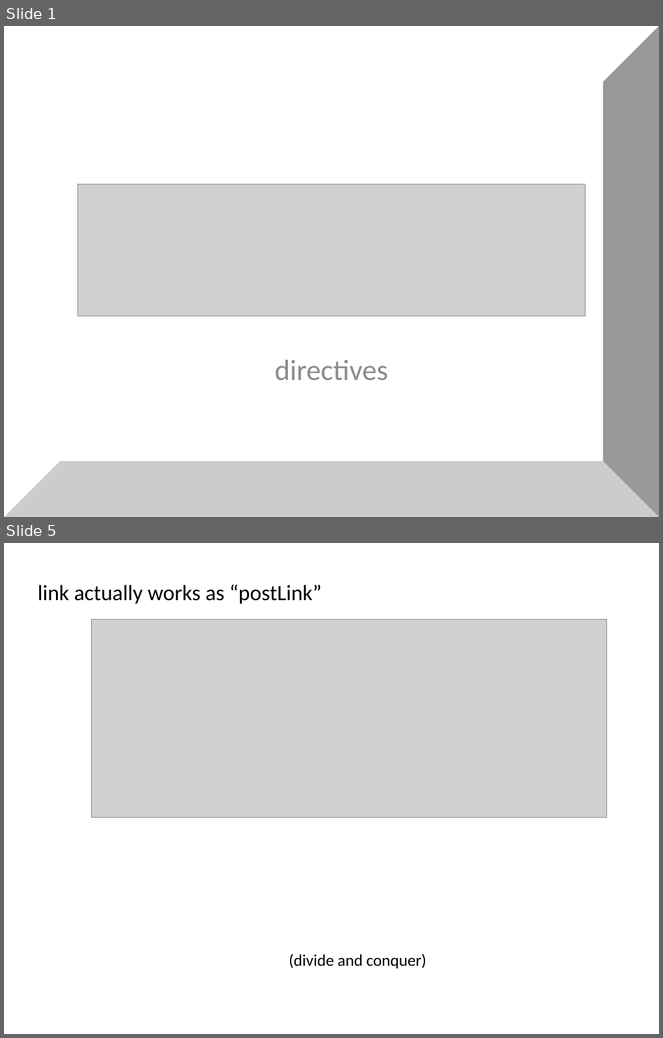
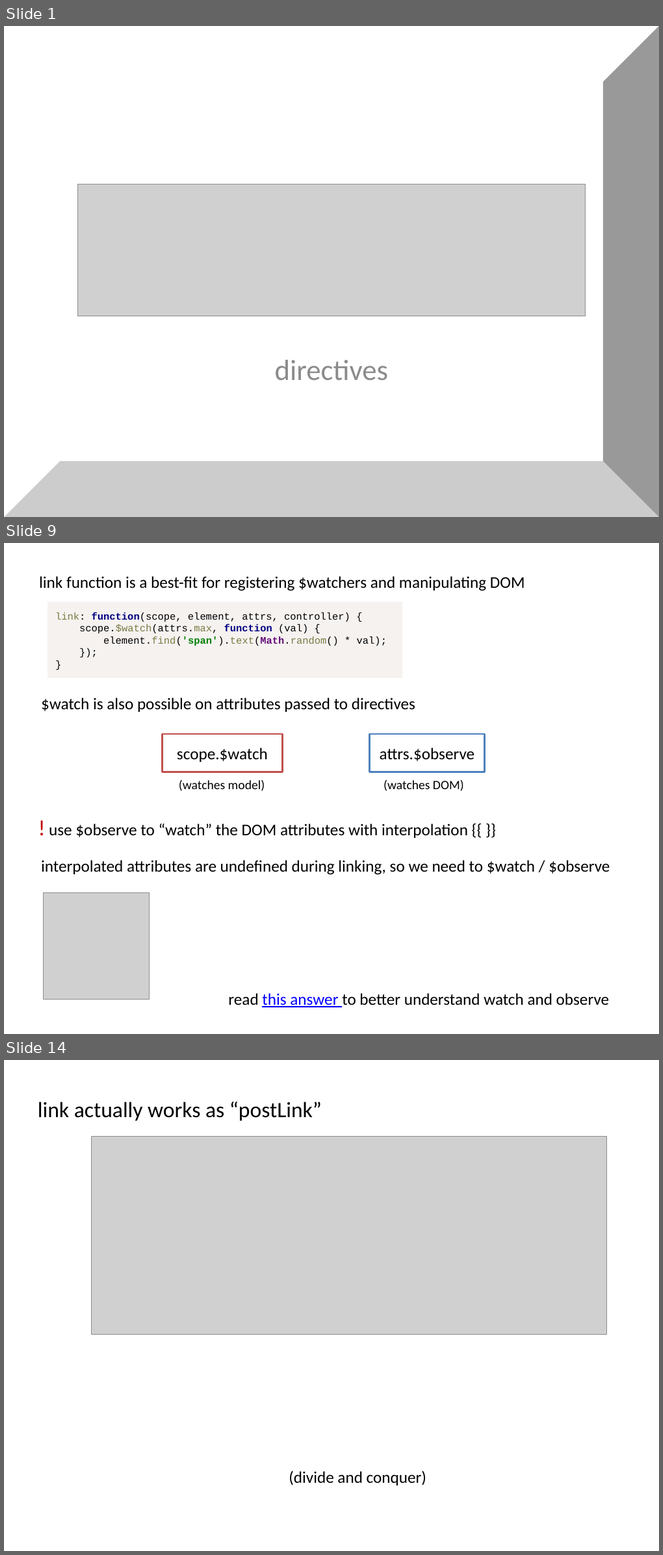
Before and after one commit to alexeymatveevp/angularjs-course, a slide deck: docs/03_directives.pptx. Shown one above the other, each under a label of ours: slides 1 and 5 before the commit, slides 1, 9 and 14 after it; the slides between them are not shown. The pictures are 663x1038 and 663x1555 pixels, drawn with LibreOffice and Linux fonts; fonts in the diff are those of the drawing; grey boxes stand for pictures. Boxes give left, top, right and bottom in pixels: in the first picture for what was removed or moved away, otherwise in the second. Text is boxed around its words. In the diff, an @@ line names an element or a change of style, - is before the commit and + after.

```diff
--- a/docs/03_directives.pptx
+++ b/docs/03_directives.pptx
@@ slide 9 added at (x1=4, y1=543, x2=659, y2=1034), background #FFFFFF @@
@@ text added at (x1=39, y1=576, x2=525, y2=591), 18 pt, text #000000 @@
+link function is a best-fit for registering $watchers and manipulating DOM
@@ rectangle added at (x1=48, y1=602, x2=403, y2=678), fill #F5F2F0, 11 pt, text #000000 @@
+link: function(scope, element, attrs, controller) {
+scope.$watch(attrs.max, function (val) {
+element.find('span').text(Math.random() * val);
+});
+}
@@ text added at (x1=41, y1=698, x2=415, y2=712), 18 pt, text #000000 @@
+$watch is also possible on attributes passed to directives
@@ rectangle added at (x1=163, y1=734, x2=282, y2=772), fill #FFFFFF, outline #C0504D 2 pt, 18 pt, text #000000 @@
+scope.$watch
@@ rectangle added at (x1=369, y1=734, x2=484, y2=772), fill #FFFFFF, outline #4F81BD 2 pt, 18 pt, text #000000 @@
+attrs.$observe
@@ text added at (x1=179, y1=780, x2=265, y2=791), 14 pt, text #000000 @@
+(watches model)
@@ text added at (x1=384, y1=780, x2=464, y2=791), 14 pt, text #000000 @@
+(watches DOM)
@@ text added at (x1=49, y1=824, x2=468, y2=838), 18 pt, text #000000 @@
+! use $observe to “watch” the DOM attributes with interpolation {{ }}
@@ text added at (x1=41, y1=860, x2=610, y2=875), 18 pt, text #000000 @@
+interpolated attributes are undefined during linking, so we need to $watch / $observe
@@ picture added at (x1=43, y1=893, x2=150, y2=1000) @@
@@ text added at (x1=228, y1=993, x2=609, y2=1008), 18 pt, text #000000 @@
+read this answer to better understand watch and observe
@@ what was slide 5 is now slide 14 @@
```
Also in this commit, not shown: 2 slides changed, 9 other slides added, 2 slides removed, 20 other files.
